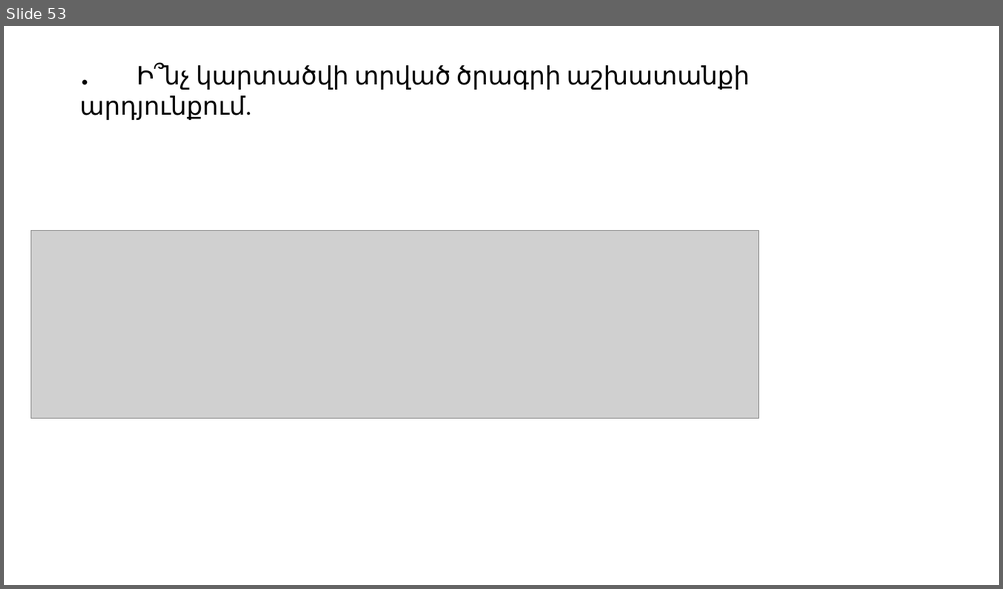
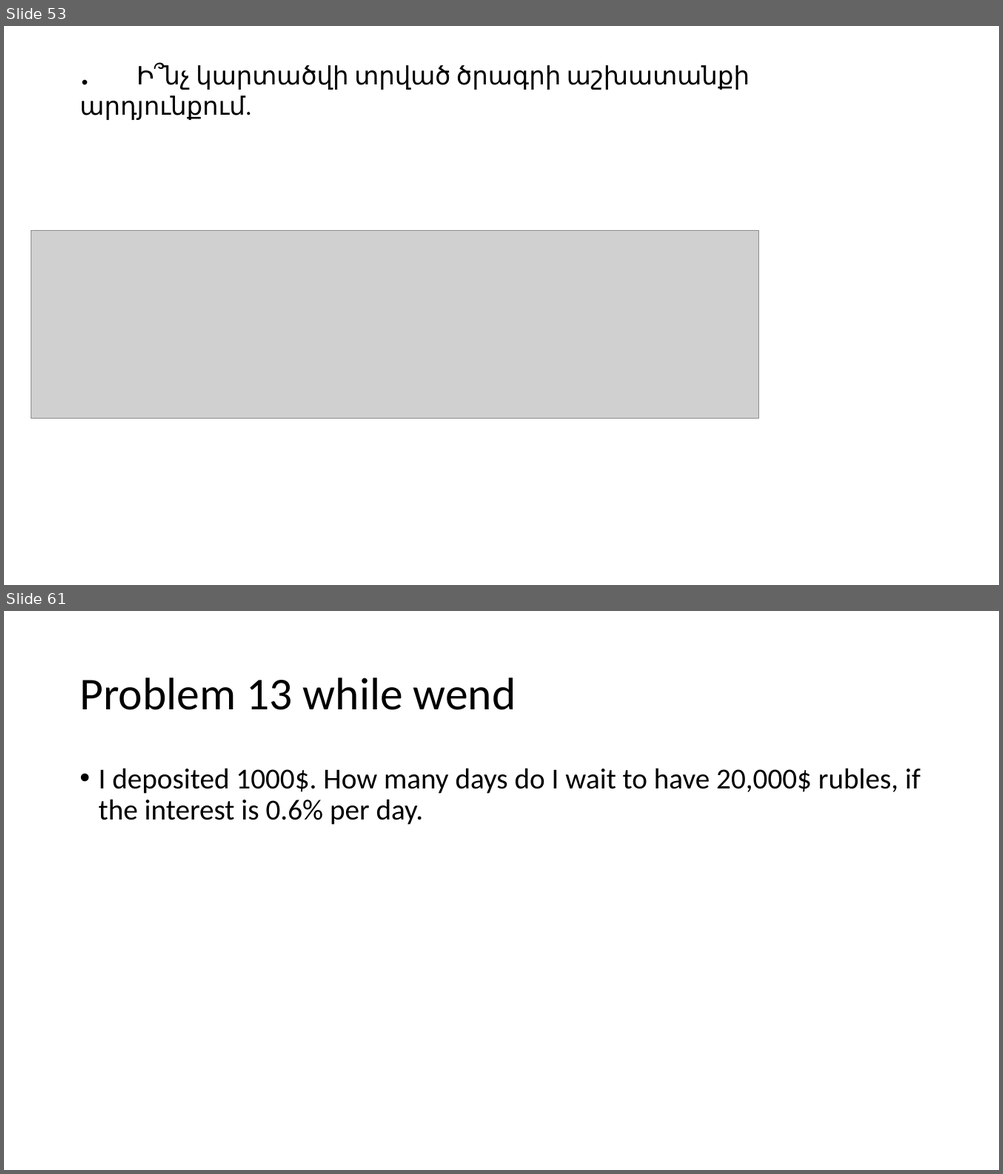
Before and after one commit to Zilfimian/VBA-Spring_2019-YSU, a slide deck: Problems/VBA.pptx. Shown one above the other, each under a label of ours: slide 53 before the commit, slides 53 and 61 after it; the slides between them are not shown. The pictures are 1003x589 and 1003x1174 pixels, drawn with LibreOffice and Linux fonts; fonts in the diff are those of the drawing; grey boxes stand for pictures. Boxes give left, top, right and bottom in pixels: in the first picture for what was removed or moved away, otherwise in the second. Text is boxed around its words. In the diff, an @@ line names an element or a change of style, - is before the commit and + after.

```diff
--- a/Problems/VBA.pptx
+++ b/Problems/VBA.pptx
@@ slide 61 added at (4, 611, 999, 1170), background #FFFFFF @@
@@ title added at (79, 678, 516, 710), 44 pt, text #000000 @@
+Problem 13 while wend
@@ text added at (99, 768, 920, 825), 28 pt, text #000000 @@
+• I deposited 1000$. How many days do I wait to have 20,000$ rubles, if the interest is 0.6% per day.
```
Also in this commit, not shown: 1 slide changed, 14 other slides added.
